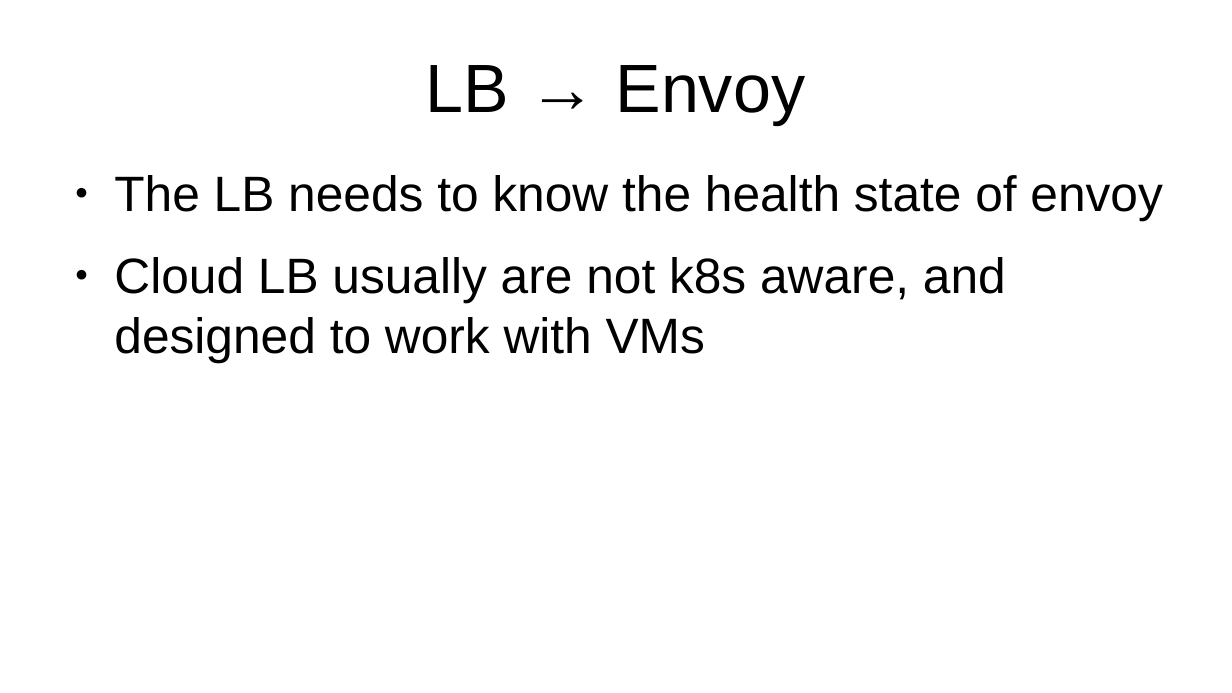
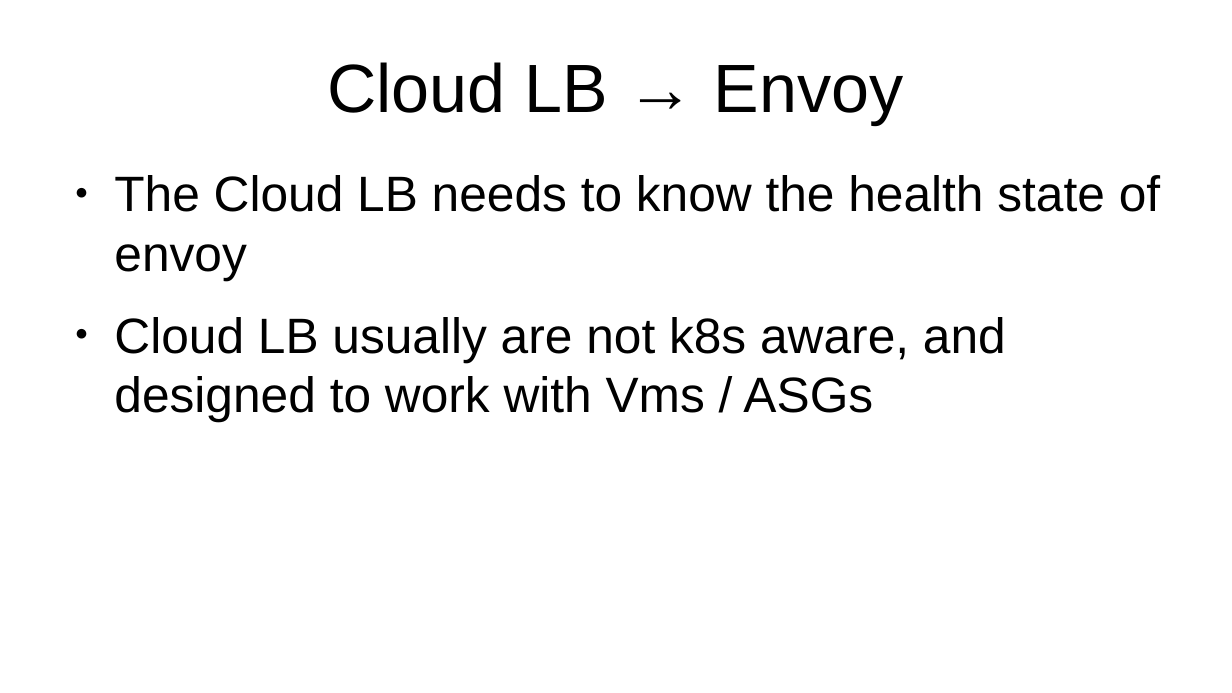
Before and after one commit to solo-io/hoot, a slide deck: slide 7 of 11-hitless-delpoy/slides.odp (slide 6 before the commit). Drawn at 1232x693 pixels with LibreOffice and Linux fonts; fonts in the diff are those of the drawing. Boxes give left, top, right and bottom in pixels: in the first picture for what was removed or moved away, otherwise in the second. Text is boxed around its words. In the diff, an @@ line names an element or a change of style, - is before the commit and + after.

```diff
--- a/11-hitless-delpoy/slides.odp
+++ b/11-hitless-delpoy/slides.odp
@@ title at (x1=327, y1=62, x2=904, y2=125): text changed @@
-LB → Envoy
+Cloud LB → Envoy
@@ text at (x1=114, y1=175, x2=1160, y2=422): text changed @@
-● The LB needs to know the health state of envoy
-● Cloud LB usually are not k8s aware, and designed to work with VMs
+● The Cloud LB needs to know the health state of envoy
+● Cloud LB usually are not k8s aware, and designed to work with Vms / ASGs
```
Also in this commit, not shown: 7 other slides changed, 1 slide added, 1 other file.
